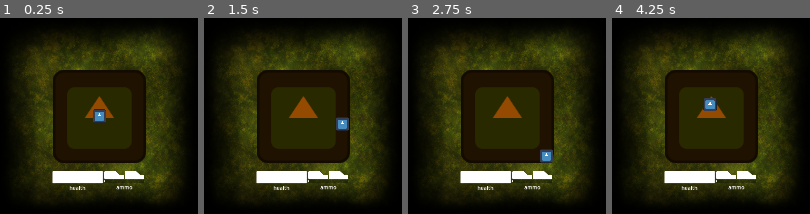
Above: before the commit, frames 1-4 (left to right).
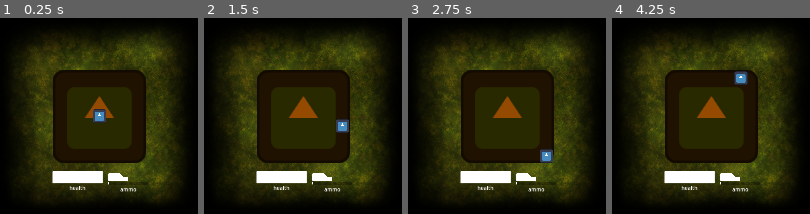
Above: after the commit, the same moments.

Repository: deppong/ludumdare54
Game: Godot game, scene res://objects/main.tscn
Same seed, same stepped clock (60 frames per second), same inputs: the game is played once before the commit and once after it. The engine's default icon, where the game draws it, is replaced by a stand-in: a white triangle on a blue panel in a dark square.
Inputs (mouse positions are in pixels of both pictures, inside the frame that each line leads up to):
- Up to frame 1 (0.25 s): no input
- Up to frame 2 (1.5 s): tap Enter at 0.5 s; move the mouse to (outside the picture) at 0.52 s; hold D (MoveRight) 0.53-1.28 s; click (outside the picture) at 0.6 s; move the mouse to (outside the picture) at 1.27 s; hold S (MoveDown) from 1.28 s (still down); right-click (outside the picture) at 1.35 s
- Up to frame 3 (2.75 s): move the mouse to (586, 19) at 2.02 s; release S (MoveDown) at 2.03 s; hold D (MoveRight) from 2.03 s (still down); click (586, 19) at 2.1 s
- Up to frame 4 (4.25 s): tap Space at 2.75 s; move the mouse to (671, 208) at 2.77 s; release D (MoveRight) at 2.78 s; hold W (MoveUp) 2.78-3.53 s; right-click (671, 208) at 2.85 s; move the mouse to (outside the picture) at 3.52 s; hold A (MoveLeft) from 3.53 s (still down); click (outside the picture) at 3.6 s

The runs differ from the first frame. In frame 1, 0.8% of the frame differs, in the area x 52-73%, y 78-89%; in frame 2, 1.1%; in frame 3, 0.8%; in frame 4, 1.8%, in the area x 45-73%, y 27-89%.
Error before the commit: Invalid assignment of property or key 'modulate' with value of type 'Color' on a base object of type 'null instance'. (res://scripts/AmmoBar.gd:19)

Commit message:
Fix?

Diff:
--- a/objects/main.tscn
+++ b/objects/main.tscn
@@ -128,12 +128,11 @@
 offset_right = 722.0
 offset_bottom = 818.0
 
-[node name="Healthbar2" parent="." node_paths=PackedStringArray("boxes") instance=ExtResource("8_jl4dx")]
-offset_left = 971.0
-offset_top = 819.0
-offset_right = 971.0
-offset_bottom = 819.0
-boxes = [null, null]
+[node name="Healthbar2" parent="." instance=ExtResource("8_jl4dx")]
+offset_left = 990.0
+offset_top = 829.0
+offset_right = 990.0
+offset_bottom = 829.0
 
 [node name="Camera2D" type="Camera2D" parent="."]
 position = Vector2(945, 564)
--- a/scripts/enemy.gd
+++ b/scripts/enemy.gd
@@ -1,9 +1,12 @@
 extends CharacterBody2D
 
-@export var min = -10
-@export var max = 10
+@onready var player = get_player()
+@onready var center_pos = get_parent().get_node("BackgroundPlayArea").position
 
-@onready var player = get_player()
+var d = 0.0
+@export var radius = 150.0
+@export var speed = 2.0
+
 
 var beam = preload("res://objects/enemy_beam.tscn")
 var ping = preload("res://objects/ping.tscn")
@@ -18,11 +21,12 @@
 
 # Called when the node enters the scene tree for the first time.
 func _ready():
-	velocity = Vector2(randf_range(min, max), randf_range(min, max))
-	velocity = velocity * 3
+	get_parent().get_node("BackgroundPlayArea").position
 
 func _process(delta):
-	move_and_slide()
+	d+= delta
+
+	position = Vector2 (sin(d * speed) * radius, cos(d * speed) * radius) + center_pos
 
 func fire(direction: Vector2):
 	var beamInst = beam.instantiate()
